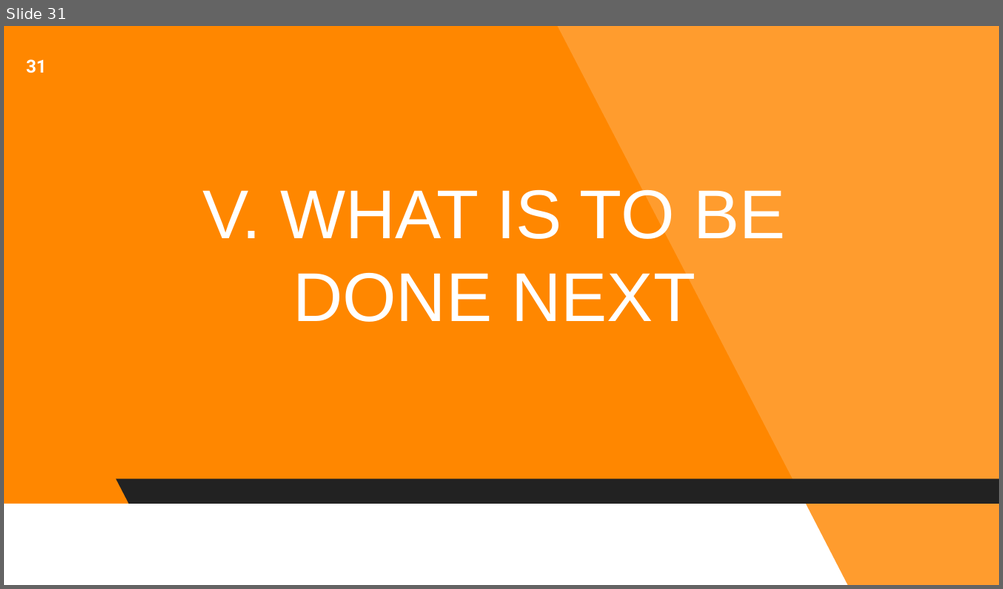
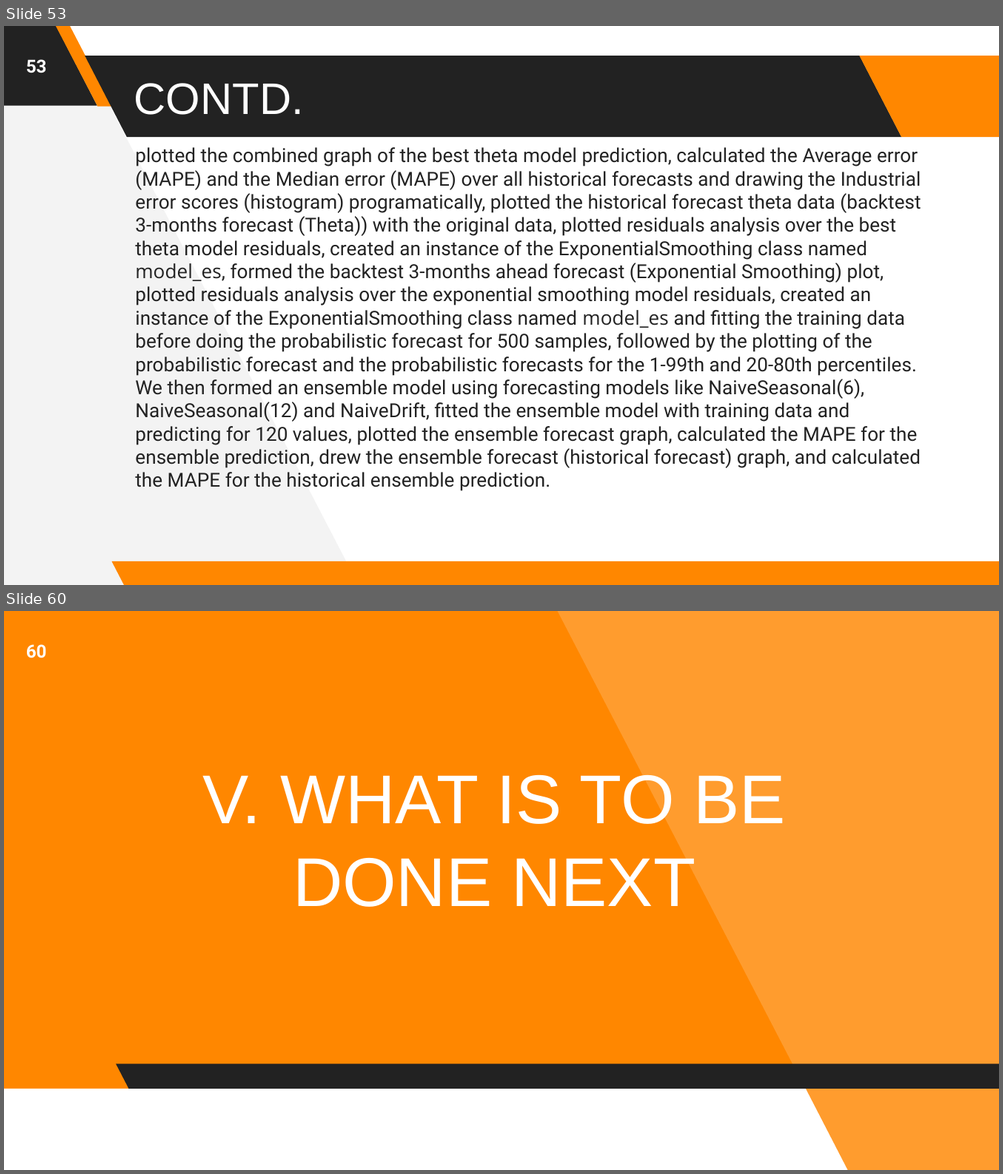
Before and after one commit to astrodestroyergithub/Divvy-Bike-Share, a slide deck: PPTS/19BCE1156_Tamojit_Roy_Capstone_Project_B.Tech_CSE_2019-23_Review-2.pptx. Shown one above the other, each under a label of ours: slide 31 before the commit, slides 53 and 60 after it; the slides between them are not shown. The pictures are 1003x589 and 1003x1174 pixels, drawn with LibreOffice and Linux fonts; fonts in the diff are those of the drawing. Boxes give left, top, right and bottom in pixels: in the first picture for what was removed or moved away, otherwise in the second. Text is boxed around its words. In the diff, an @@ line names an element or a change of style, - is before the commit and + after.

```diff
--- a/PPTS/19BCE1156_Tamojit_Roy_Capstone_Project_B.Tech_CSE_2019-23_Review-2.pptx
+++ b/PPTS/19BCE1156_Tamojit_Roy_Capstone_Project_B.Tech_CSE_2019-23_Review-2.pptx
@@ slide 53 added at (4,26,999,585), background #FFFFFF @@
@@ page number added at (26,59,47,73), 13 pt, text #FFFFFF, bold @@
+53
@@ title added at (134,83,304,115), 32 pt, text #FFFFFF @@
+CONTD.
@@ text added at (135,147,921,491), 14 pt, text #222222 @@
+plotted the combined graph of the best theta model prediction, calculated the Average error (MAPE) and the Median error (MAPE) over all historical forecasts and drawing the Industrial error scores (histogram) programatically, plotted the historical forecast theta data (backtest 3-months forecast (Theta)) with the original data, plotted residuals analysis over the best theta model residuals, created an instance of the ExponentialSmoothing class named model_es, formed the backtest 3-months ahead forecast (Exponential Smoothing) plot, plotted residuals analysis over the exponential smoothing model residuals, created an instance of the ExponentialSmoothing class named model_es and fitting the training data before doing the probabilistic forecast for 500 samples, followed by the plotting of the probabilistic forecast and the probabilistic forecasts for the 1-99th and 20-80th percentiles. We then formed an ensemble model using forecasting models like NaiveSeasonal(6), NaiveSeasonal(12) and NaiveDrift, fitted the ensemble model with training data and predicting for 120 values, plotted the ensemble forecast graph, calculated the MAPE for the ensemble prediction, drew the ensemble forecast (historical forecast) graph, and calculated the MAPE for the historical ensemble prediction.
@@ group added at (4,26,999,585): 5 parallelograms, 1 freeform shape @@
@@ what was slide 31 is now slide 60 @@
@@ page number at (26,644,47,658): text changed @@
-31
+60
```
Also in this commit, not shown: 18 slides changed, 31 other slides added, 3 slides removed, 1 other file.
